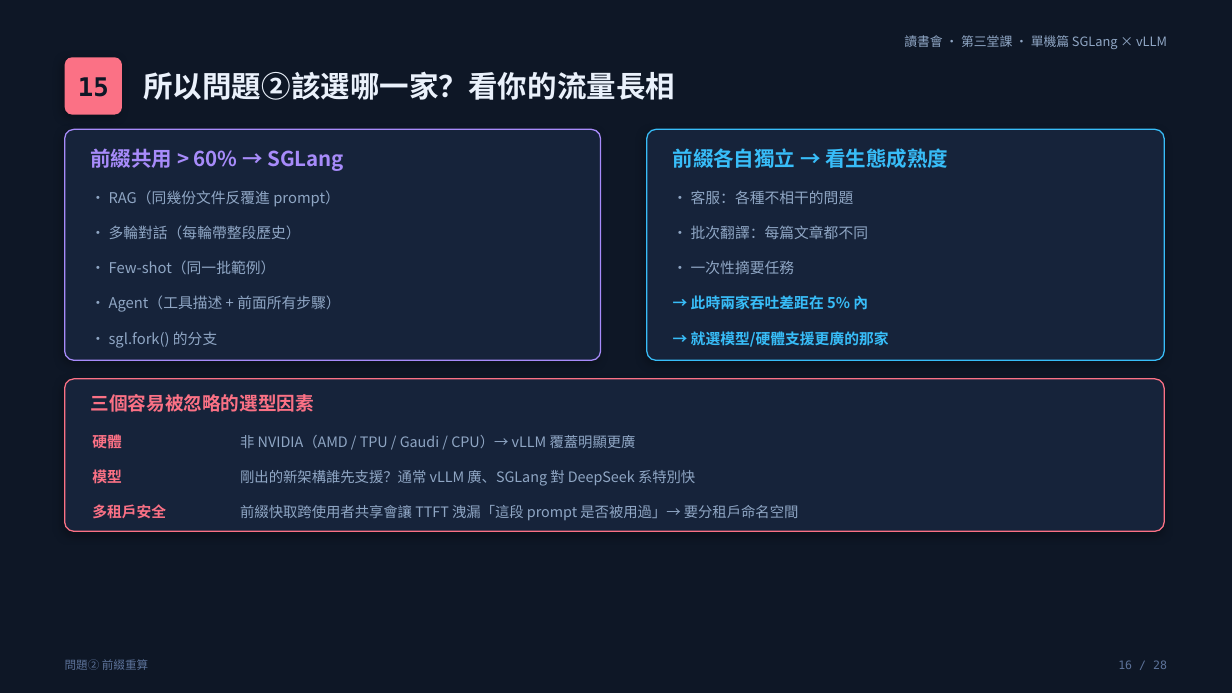
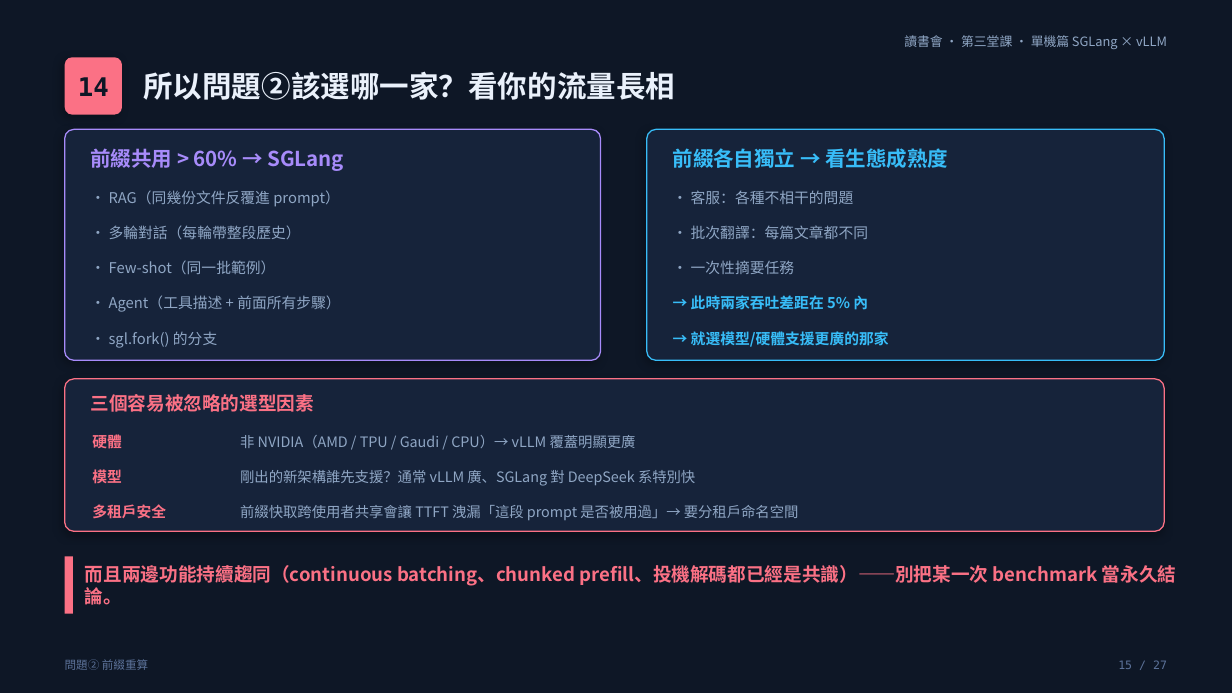
Before and after one commit to ChesterHsieh/Always_try_to_learn, a slide deck: slide 15 of gpu-memory-reading-club/slides/class3_engine_single_node.pptx (slide 16 before the commit). Drawn at 1232x693 pixels with LibreOffice and Linux fonts; fonts in the diff are those of the drawing. Boxes give left, top, right and bottom in pixels: in the first picture for what was removed or moved away, otherwise in the second. Text is boxed around its words. In the diff, an @@ line names an element or a change of style, - is before the commit and + after.

```diff
--- a/gpu-memory-reading-club/slides/class3_engine_single_node.pptx
+++ b/gpu-memory-reading-club/slides/class3_engine_single_node.pptx
@@ text at box(78, 77, 109, 96): text changed @@
-15
+14
@@ rectangle added at box(65, 556, 73, 614), fill #FB7185 @@
@@ text added at box(85, 565, 1177, 605), 14.5 pt, text #FB7185, bold @@
+而且兩邊功能持續趨同（continuous batching、chunked prefill、投機解碼都已經是共識）——別把某一次 benchmark 當永久結論。
@@ text at box(1118, 660, 1167, 669): text changed @@
-16 / 28
+15 / 27
```
Also in this commit, not shown: 26 other slides changed, 1 slide removed, 5 other files.
